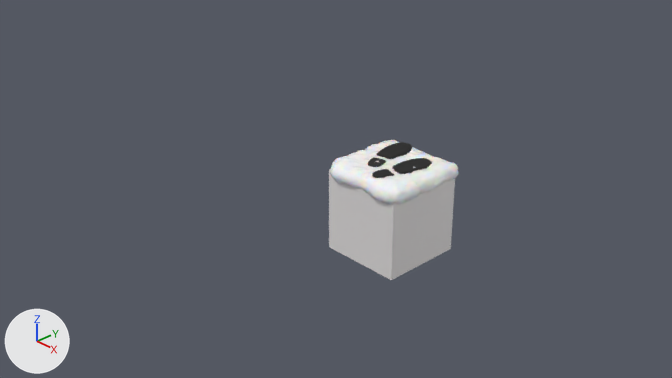
The Blender file Assets/Prefabs/Roads/sledy_na_snegu.blend as it was, and as the next commit left it.
Rendered twice from the file's camera 'Camera'. Lighting does not change. The marker at lower left points along +X, +Y and +Z.
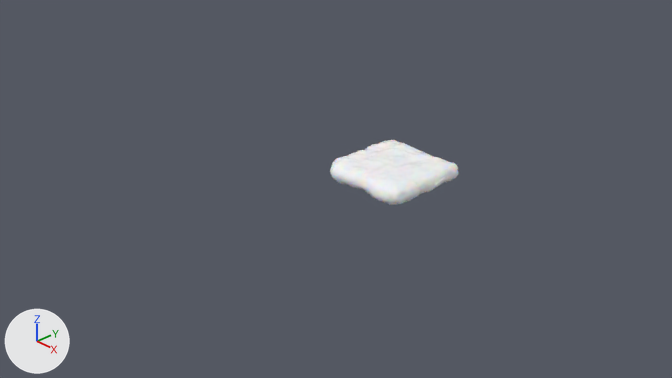
Where the change shows, as pixel boxes [x1, y1, x2, y2] in the pictures (672 x 378 px):
'Cube.004', deleted
    before: [329, 169, 455, 280]
'Cube', deleted (black)
    before: [368, 142, 432, 178]

Diff of the bpy script that builds the scene:
```diff
--- a/Assets/Prefabs/Roads/sledy_na_snegu.blend.py
+++ b/Assets/Prefabs/Roads/sledy_na_snegu.blend.py
@@ ob_cube @@
-ob_cube = bpy.data.objects.new('Cube', me_cube_001)
-ob_cube.location = (1.073, -0.284, 0.596)
-ob_cube.rotation_euler = (0.0, 0.0, -0.299)  # degrees (0, 0, -17)
-ob_cube.scale = (-0.09, -0.09, -0.0213)
@@ ob_cube_004 @@
-ob_cube_004 = bpy.data.objects.new('Cube.004', me_cube_005)
-ob_cube_004.location = (0.926, 0.0, 0.0)
@@ ob_snowball_001 @@
 ob_snowball_001 = bpy.data.objects.new('SnowBall.001', me_mesh)
-ob_snowball_001.parent = ob_cube_004
 ob_snowball_001.matrix_parent_inverse = Matrix(((1.0, 0.0, 0.0, -0.926), (0.0, 1.0, 0.0, 0.0), (0.0, 0.0, 1.0, 0.0), (0.0, 0.0, 0.0, 1.0)))
```
